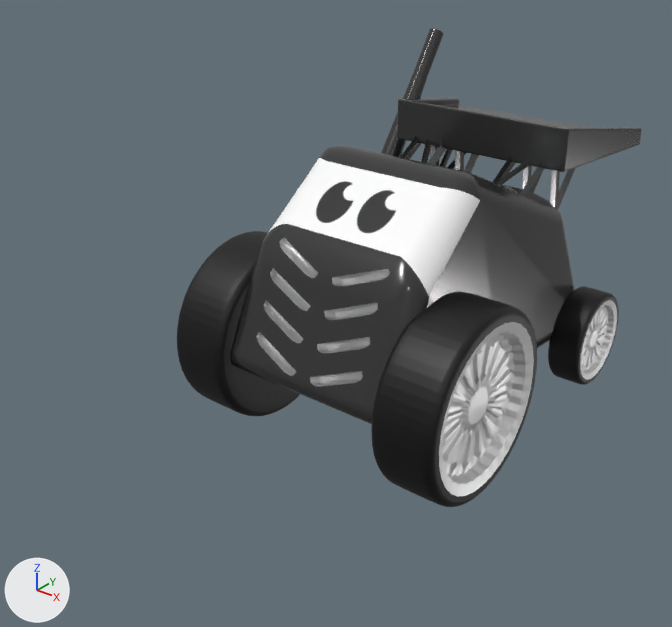
What one commit did to the Blender file Assets/BlenderFiles/Robot.blend.
The view is the same before and after, from a camera (50 mm lens) standing at (5.14, -7.55, 5.6) and looking at (-0.19, -0.89, 1.47). Arrows for +X, +Y and +Z are at lower left; the lights stay in place.

Before the edit, the objects in view are built like this:
```python
me_cube_001 = bpy.data.meshes.new('Cube.001')
me_cube_001.from_pydata(...)  # 9824 vertices, 9490 faces; spans x -1.27..1.27, y -1.69..2.93, z -1.43..1.21
# faces by material slot: [41, 3819, 5630]
me_cube_001.materials.append(mat_eyes)  # picture img_eyes_png
me_cube_001.materials.append(mat_body)  # black #444444
me_cube_001.materials.append(mat_velg)  # white #f0f0f0
me_cylinder = bpy.data.meshes.new('Cylinder')
me_cylinder.from_pydata(...)  # 1826 vertices, 1824 faces; spans x -0.34..0.34, y -0.99..0.99, z -0.99..0.99
# faces by material slot: [448, 1376]
me_cylinder.materials.append(mat_velg)  # white #f0f0f0
me_cylinder.materials.append(mat_band)  # black #000000
me_cylinder_001 = bpy.data.meshes.new('Cylinder.001')
me_cylinder_001.from_pydata(...)  # 512 vertices, 450 faces; spans x -0.17..0.74, y -0.11..0.23, z -2.88..0.91
me_cylinder_001.materials.append(mat_body)  # black #444444
ob_cube = bpy.data.objects.new('Cube', me_cube_001)
ob_cube.location = (0.0, 0.0, 1.91)
ob_cylinder = bpy.data.objects.new('Cylinder', me_cylinder_001)
ob_cylinder.location = (-1.31, 1.99, 2.96)
ob_cylinder.rotation_euler = (-0.605, 0.0, 0.0)  # degrees (-35, 0, 0)
ob_wheel = bpy.data.objects.new('Wheel', me_cylinder)
ob_wheel.location = (1.28, -0.86, 1.01)
_m = ob_wheel.modifiers.new('Mirror', 'MIRROR')
_m.mirror_object = ob_cube
# also in view: 'Wheel.001' at (0.0, 1.96, 0.56)
```
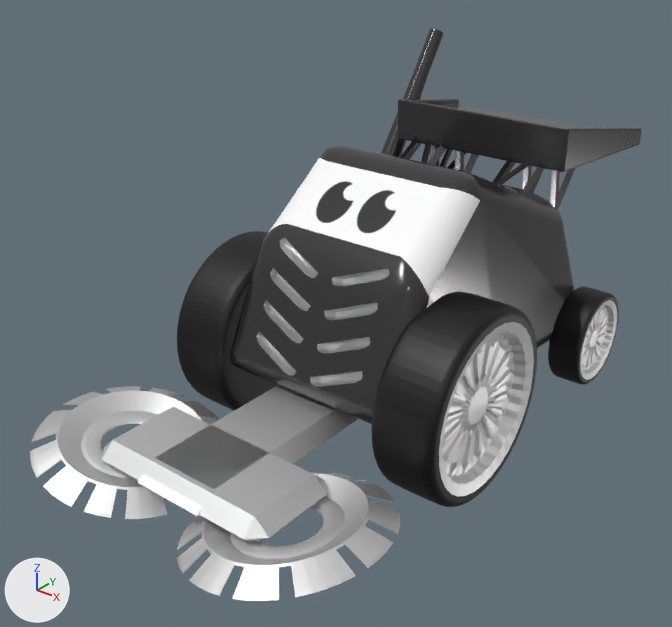
Changed parts and their boxes [x1, y1, x2, y2] in the pictures (672 x 627 px):
'Cube.001', added: after [30, 385, 401, 601]

Patch to the scene script:
```diff
--- a/Assets/BlenderFiles/Robot.blend.py
+++ b/Assets/BlenderFiles/Robot.blend.py
@@ me_cube @@
+me_cube.from_pydata(...)  # 1584 vertices, 1588 faces; spans x -1.89..1.89, y -1.31..1.0, z -0.3..0.14
+me_cube.materials.append(mat_velg)  # white #f0f0f0
@@ ob_cube_001 @@
+ob_cube_001 = bpy.data.objects.new('Cube.001', me_cube)
+ob_cube_001.location = (0.0, -1.89, 0.75)
+ob_cube_001.scale = (1.0, 1.54, 1.0)
```
